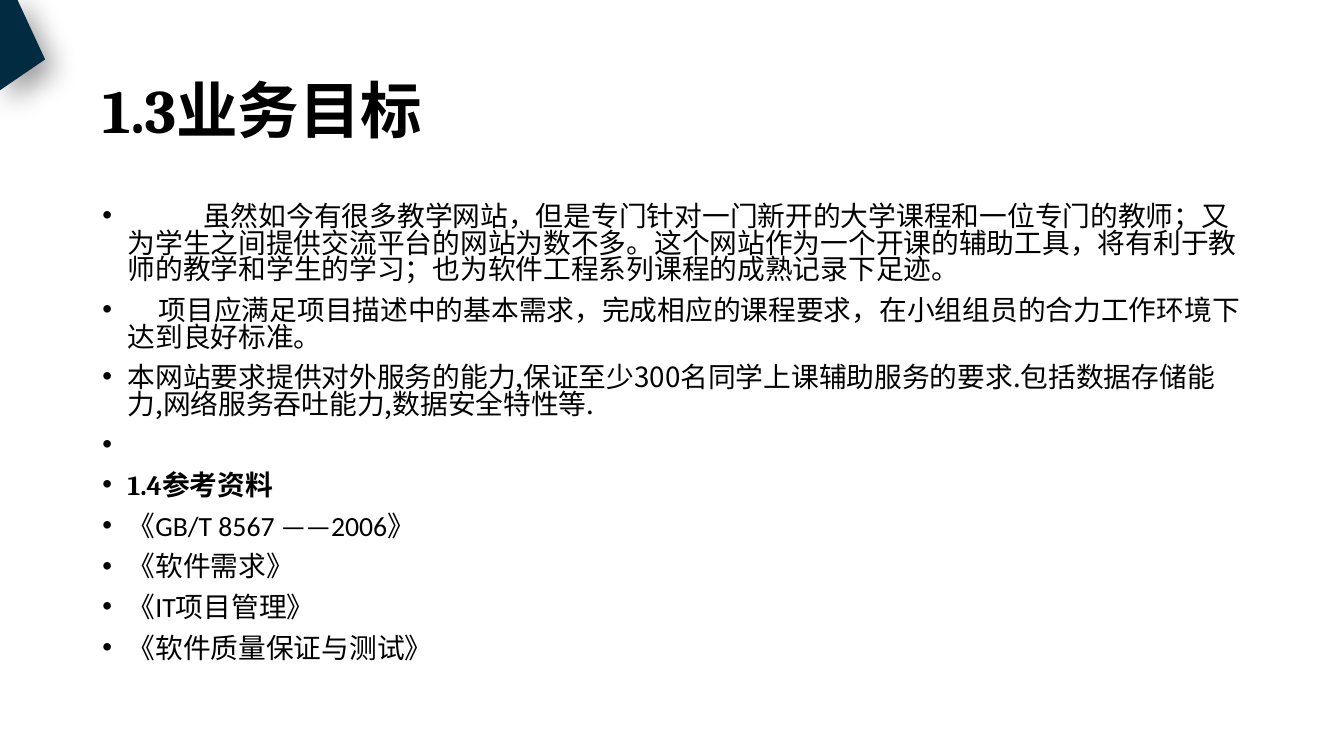
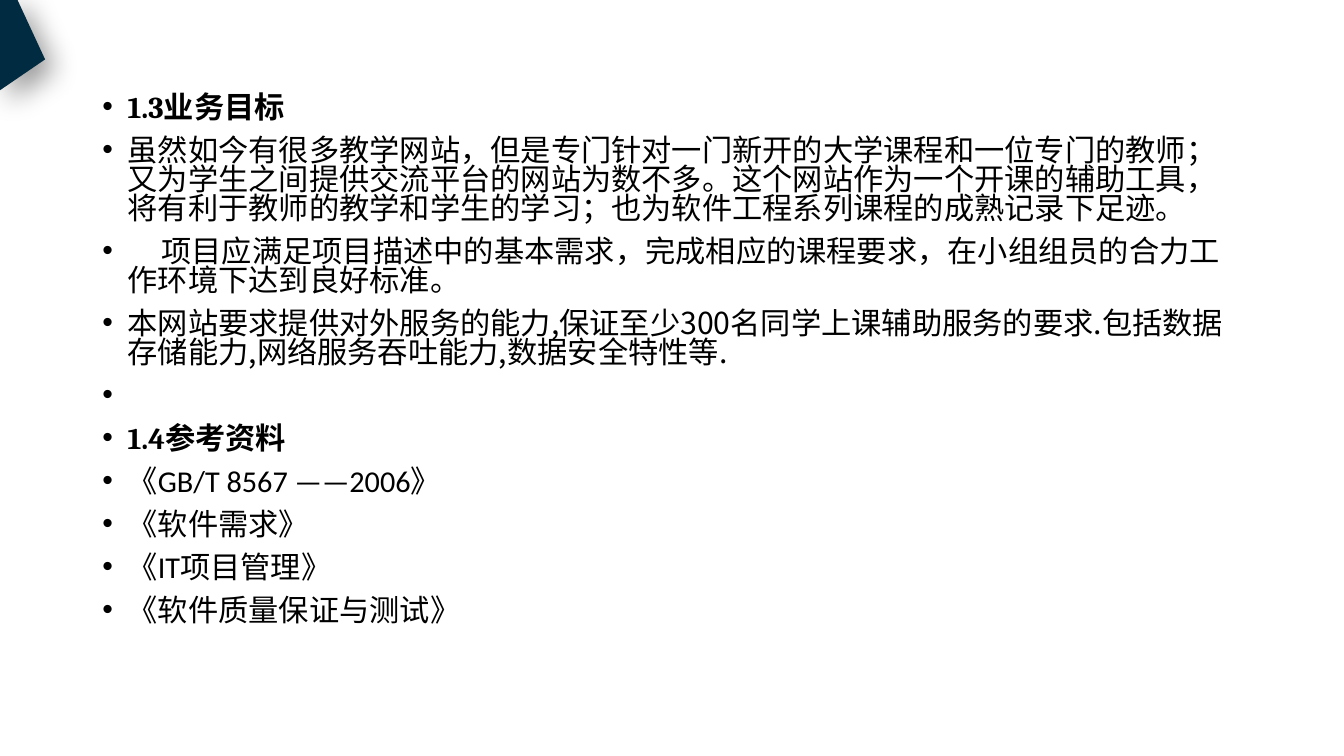
Before and after one commit to PRD2018-G18/PRD2018, a slide deck: slide 6 of 非受控文档/过程文档/需求工程计划/需求工程计划.pptx (slide 5 before the commit). Drawn at 1344x756 pixels with LibreOffice and Linux fonts; fonts in the diff are those of the drawing. Boxes give left, top, right and bottom in pixels: in the first picture for what was removed or moved away, otherwise in the second. Text is boxed around its words. In the diff, an @@ line names an element or a change of style, - is before the commit and + after.

Commit message:
修改格式，添加小组绩效

```diff
--- a/非受控文档/过程文档/需求工程计划/需求工程计划.pptx
+++ b/非受控文档/过程文档/需求工程计划/需求工程计划.pptx
@@ title removed at bbox=[102, 80, 422, 139] @@
-1.3业务目标
@@ text "1.3业务目标": place and size @@
-text "1.3业务目标" at bbox=[128, 202, 1240, 661]
+text "1.3业务目标" at bbox=[128, 92, 1223, 624]
@@ text at bbox=[128, 92, 285, 121]: paragraph added @@
+• 1.3业务目标
@@ text at bbox=[128, 135, 1223, 624]: size 19.8 to 21.6 pt @@
```
Also in this commit, not shown: 3 other slides changed, 5 slides added, 1 slide removed.
